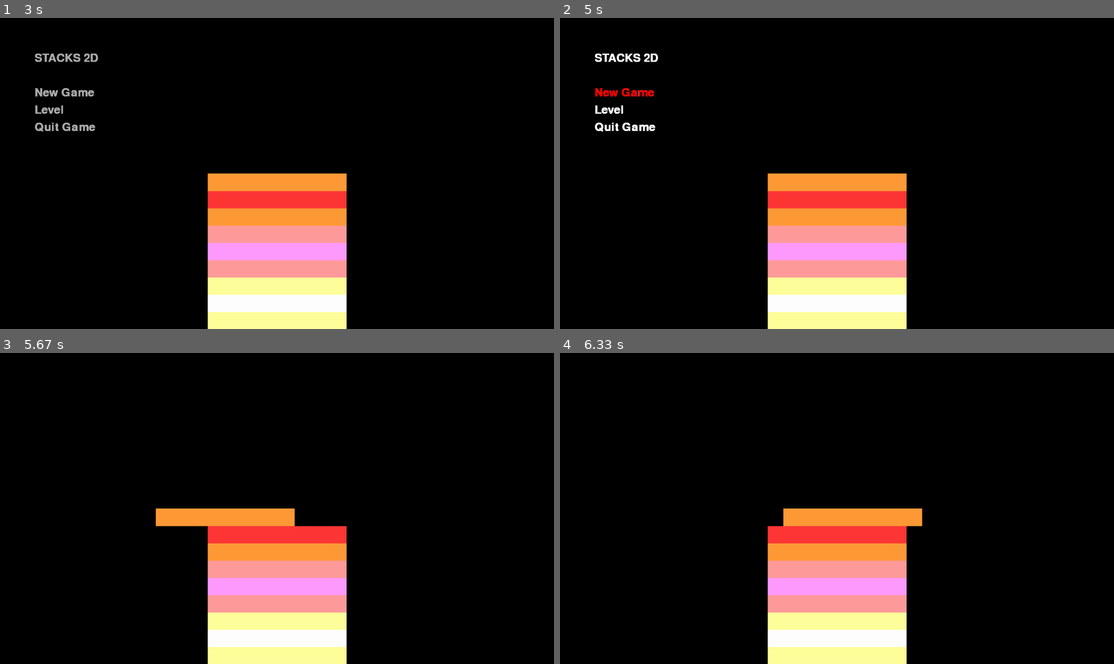
Above: before the commit, frames 1-4 (two rows, left to right).
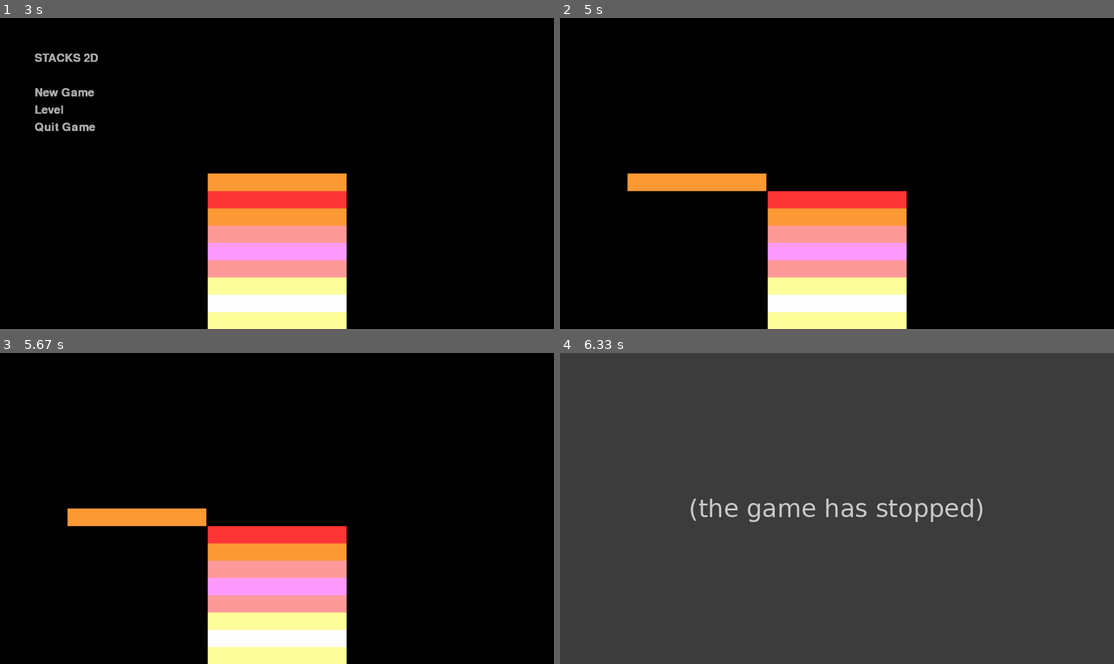
Above: after the commit, the same moments.

Repository: szalencia/STACKS-PYTHON
Game: pygame game, started from STACKS-2D.py
Same seed, same stepped clock (60 frames per second), same inputs: the game is played once before the commit and once after it.
Inputs (mouse positions are in pixels of both pictures, inside the frame that each line leads up to):
- Up to frame 1 (3 s): click (481, 282) at 1.88 s
- Up to frame 2 (5 s): click "New Game" at 4.72 s
- Up to frame 3 (5.67 s): tap Space at 5 s
- Up to frame 4 (6.33 s): no input

Frame 1 is identical in both runs. In frame 2, 3.6% of the frame differs, in the area x 6-63%, y 11-56%; in frame 3, 1.8%; in frame 4, 100%, in the area x 0-100%, y 0-100%.
After the commit the program exited at 6 s; later frames show no game.

Commit message:
Update STACKS-2D.py
Differentiated Menu+Initialization loop from Game Loop
Also Updated the Menu
Start Game and Quit Game are working now
Although they're a bit glitchy at the moment

Diff:
--- a/STACKS-2D.py
+++ b/STACKS-2D.py
@@ -74,9 +74,9 @@
 
 
 loop = True
-while loop :
+
+while menu :
     pygame.time.delay(timeDelay)
-
     # GAME INITIALISATION
     if timeElapsed < 2250: #2250/250 = 9, which is no. of initial stacks :)
         if timeElapsed % 250 == 0:
@@ -90,77 +90,82 @@
         colorPresent = fadeIn(colorStep, [colorPresent,color])
         colorStep = colorStep-1
         pygame.draw.polygon(win,colorPresent,stackVertices)
-
-    elif menu:
-        if timeElapsed == 2250: # First instance
+        pygame.display.update()
+    else :
+        if timeElapsed == 2250: # Menu Fading in at first instance
             stackArray.pop()
             colorArray.pop()
-        for i in range (100):
-            colorFont = fadeIn(100-i, [colorFont,(255,255,255)])
-            pygame.time.delay(timeDelay)
-            timeElapsed += timeDelay
-            win.blit(font.render("STACKS 2D",True, colorFont), (100,100))
-            win.blit(font.render("New Game",True, colorFont), (100,200))
-            win.blit(font.render("Level",True, colorFont), (100,250))
-            win.blit(font.render("Quit Game",True, colorFont), (100,300))
+            for i in range (100):
+                colorFont = fadeIn(100-i, [colorFont,(255,255,255)])
+                pygame.time.delay(timeDelay)
+                timeElapsed += timeDelay
+                win.blit(font.render("STACKS 2D",True, colorFont), (100,100))
+                win.blit(font.render("New Game",True, colorFont), (100,200))
+                win.blit(font.render("Level",True, colorFont), (100,250))
+                win.blit(font.render("Quit Game",True, colorFont), (100,300))
+                pygame.display.update()
+        else : # Normal Menu in Continuation
+            menuGame = font.render("New Game", True, (255, 255, 255))
+            menuLevel = font.render("Level", True, (255, 255, 255))
+            menuQuit = font.render("Quit Game", True, (255, 255, 255))
+
+            win.blit(font.render("STACKS 2D",True, (255,255,255)), (100,100))
+
+            win.blit(menuGame, (100, 200))
+            win.blit(menuLevel, (100,250))
+            win.blit(menuQuit, (100,300))
+
+            menuGameRect = menuGame.get_rect(topleft=(100, 200))
+            menuLevelRect = menuLevel.get_rect(topleft=(100, 250))
+            menuQuitRect = menuQuit.get_rect(topleft=(100, 300))
+
             pygame.display.update()
 
-        menuGame = font.render("New Game", True, (255, 255, 255))
-        menuLevel = font.render("Level", True, (255, 255, 255))
-        menuQuit = font.render("Quit Game", True, (255, 255, 255))
-
-        win.blit(font.render("STACKS 2D",True, (255,255,255)), (100,100))
-
-        win.blit(menuGame, (100, 200))
-        win.blit(menuLevel, (100,250))
-        win.blit(menuQuit, (100,300))
-        menuGameRect = menuGame.get_rect(topleft=(100, 200))
-        menuLevelRect = menuLevel.get_rect(topleft=(100, 250))
-        menuQuitRect = menuQuit.get_rect(topleft=(100, 300))
-        pygame.display.update()
-
-        while menu:
             pointer = pygame.mouse.get_pos()
-            timeElapsed += timeDelay
-            if menuGameRect.collidepoint(pointer):
-                win.blit(font.render("New Game",True, (255,0,0)), (100,200))
-            else:
-                win.blit(font.render("New Game",True, (255,255,255)), (100,200))
-            if menuLevelRect.collidepoint(pointer):
-                win.blit(font.render("Level",True, (255,0,0)), (100,250))
-            else:
-                win.blit(font.render("Level",True, (255,255,255)), (100,250))
-            if menuQuitRect.collidepoint(pointer):
-                win.blit(font.render("Quit Game",True, (255,0,0)), (100,300))
-            else:
-                win.blit(font.render("Quit Game",True, (255,255,255)), (100,300))
+            menuEvents = pygame.event.get()
+            for event in menuEvents :
+                if menuGameRect.collidepoint(pointer):
+                    win.blit(font.render("New Game", True, (255,0,0)),(100,200))
+                    if event.type == pygame.MOUSEBUTTONDOWN:
+                        print(pointer)
+                        menu = False
+                        win.fill((0,0,0))
+                        renderAll()
+
+                elif menuLevelRect.collidepoint(pointer):
+                    win.blit(font.render("Level",True, (255,0,0)), (100,250))
+                elif menuQuitRect.collidepoint(pointer):
+                    win.blit(font.render("Quit Game",True, (255,0,0)), (100,300))
+                    if event.type == pygame.MOUSEBUTTONDOWN:
+                        print(pointer)
+                        menu = False
+                        loop = False
+                        win.fill((0,0,0))
             pygame.display.update()
-            x = pygame.event.get()
-            for event in x :
-                if event.type == pygame.KEYDOWN :
-                    if event.key == pygame.K_SPACE :
-                        renderAll()
-                        menu = False
-
-    # GAME LOGICS RENDER
-    else: # Enters right when timeElapsed becomes 2250 at 9th stack :)
-        vel = ((stackVertices[1][0]-stackVertices[0][0])/40)+toughness
-        pygame.draw.polygon(win,(0,0,0),stackVertices)
-        if (movementStack == "rev"):
+    timeElapsed += timeDelay
+
+# menu above
+
+while loop :
+    pygame.time.delay(timeDelay)
+    # Enters right when timeElapsed becomes 2250 at 9th stack :)
+    vel = ((stackVertices[1][0]-stackVertices[0][0])/40)+toughness
+    pygame.draw.polygon(win,(0,0,0),stackVertices)
+    if (movementStack == "rev"):
             stackVertices[0][0]-= vel
             stackVertices[1][0]-= vel
             stackVertices[2][0]-= vel
             stackVertices[3][0]-= vel
             if stackVertices[1][0]<=550:
                 movementStack = "fwd"
-        elif (movementStack == "fwd"):
+    elif (movementStack == "fwd"):
             stackVertices[0][0]+= vel
             stackVertices[1][0]+= vel
             stackVertices[2][0]+= vel
             stackVertices[3][0]+= vel
             if stackVertices[0][0]>=1050:
                 movementStack = "rev"
-        pygame.draw.polygon(win,color,stackVertices)
+    pygame.draw.polygon(win,color,stackVertices)
 
 
     # GAME LOGICS ENGINE
